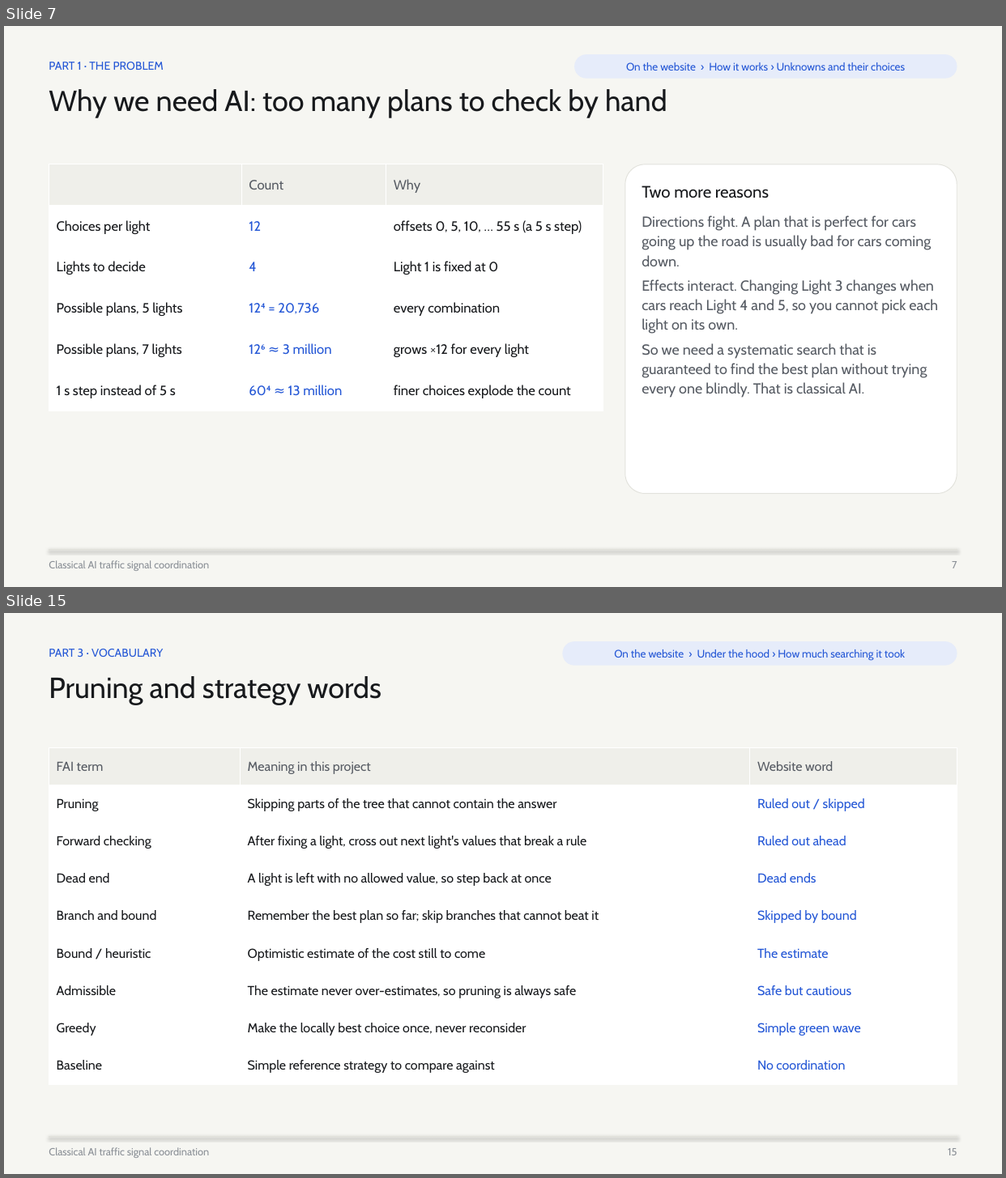
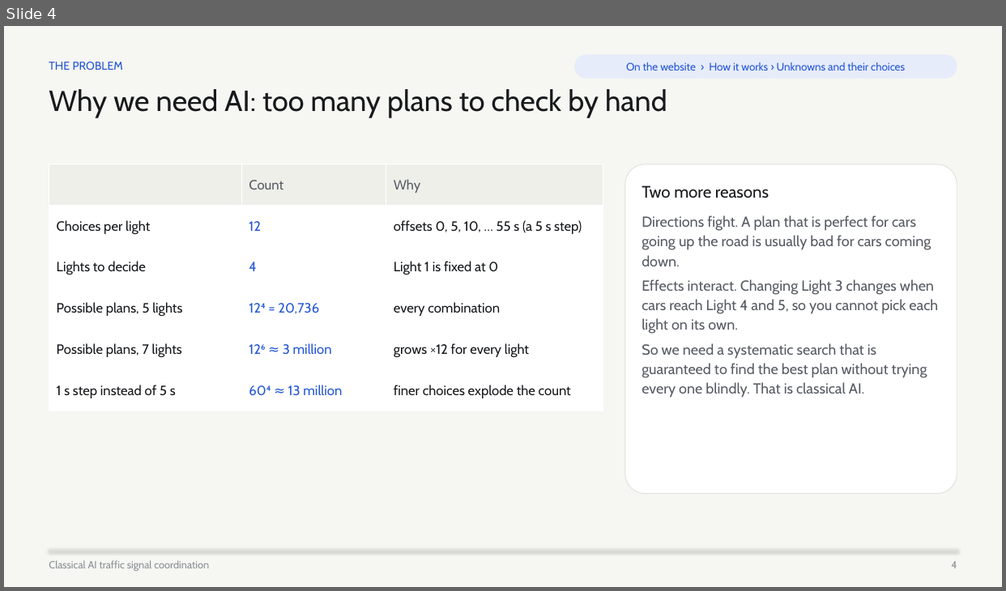
Before and after one commit to vyeos/fai-project, a slide deck: deliverables/final_slides.pptx. Shown one above the other, each under a label of ours: slides 7 and 15 before the commit, slide 4 after it; the slides between them are not shown. The pictures are 1006x1178 and 1006x591 pixels, drawn with LibreOffice and Linux fonts; fonts in the diff are those of the drawing. Boxes give left, top, right and bottom in pixels: in the first picture for what was removed or moved away, otherwise in the second. Text is boxed around its words. In the diff, an @@ line names an element or a change of style, - is before the commit and + after.

```diff
--- a/deliverables/final_slides.pptx
+++ b/deliverables/final_slides.pptx
@@ slide 15 removed at (4, 613, 1002, 1174), background #FFFFFF @@
@@ rectangle removed at (4, 613, 1002, 1174) @@
@@ text removed at (49, 649, 163, 657) @@
-PART 3 · VOCABULARY
@@ rounded rectangle removed at (562, 641, 957, 666) @@
-On the website › Under the hood › How much searching it took
@@ text removed at (49, 676, 381, 705) @@
-Pruning and strategy words
@@ table removed at (49, 747, 957, 1084), 9 rows, 3 columns @@
-FAI term | Meaning in this project | Website word
-Pruning | Skipping parts of the tree that cannot contain the answer | Ruled out / skipped
-Forward checking | After fixing a light, cross out next light's values that break a rule | Ruled out ahead
-Dead end | A light is left with no allowed value, so step back at once | Dead ends
-Branch and bound | Remember the best plan so far; skip branches that cannot beat it | Skipped by bound
-Bound / heuristic | Optimistic estimate of the cost still to come | The estimate
-Admissible | The estimate never over-estimates, so pruning is always safe | Safe but cautious
-Greedy | Make the locally best choice once, never reconsider | Simple green wave
-Baseline | Simple reference strategy to compare against | No coordination
@@ line removed from (49, 1137) to (957, 1137) @@
@@ text removed at (49, 1148, 209, 1158) @@
-Classical AI traffic signal coordination
@@ text removed at (948, 1148, 957, 1156) @@
-15
@@ what was slide 7 is now slide 4 @@
@@ slide 4 changed as well @@
@@ text at (49, 62, 123, 70): text changed @@
-PART 1 · THE PROBLEM
+THE PROBLEM
@@ text at (951, 561, 957, 569): text changed @@
-7
+4
```
Also in this commit, not shown: 13 other slides changed, 1 slide added, 18 other slides removed, 3 other files.
